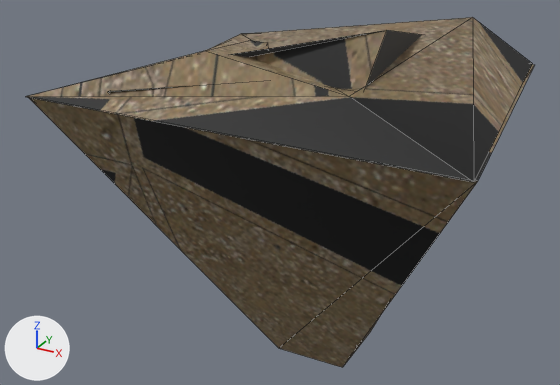
Two versions of the Blender file Assets/BlenderSourceFiles/Cube_d1.blend, one commit apart.
One viewpoint serves both versions: a 50 mm lens placed at (8.07, -16.8, 6.24), pointed at (-1.01, -0.29, -2.02). Arrows for +X, +Y and +Z are at lower left; the lights stay in place. Mesh edges are drawn as thin lines.

Script lines for the objects in view, before the commit:
```python
mat_sand_texture = bpy.data.materials.new('sand_texture')
mat_sand_texture.use_nodes = True; mat_sand_texture.node_tree.nodes.clear()
_N = mat_sand_texture.node_tree.nodes; _L = mat_sand_texture.node_tree.links
n0 = _N.new('ShaderNodeBsdfPrincipled'); n0.name = 'Principled BSDF'
n0.inputs[2].default_value = 0.553  # 'Roughness'
n1 = _N.new('ShaderNodeOutputMaterial'); n1.name = 'Material Output'
n2 = _N.new('ShaderNodeTexImage'); n2.name = 'Image Texture'
n2.image = img_diffusecolor_texture_012
n3 = _N.new('ShaderNodeTexImage'); n3.name = 'Image Texture.001'
n3.image = img_diffusecolor_texture_013
_L.new(n0.outputs[0], n1.inputs[0])  # 'BSDF' to 'Surface'
_L.new(n2.outputs[0], n0.inputs[0])  # 'Color' to 'Base Color'
_L.new(n3.outputs[1], n0.inputs[4])  # 'Alpha' to 'Alpha'
me_scene_004 = bpy.data.meshes.new('Scene.004')
me_scene_004.from_pydata(...)  # 32 vertices, 48 faces; spans x -5.54..5.09, y -4.34..4.65, z -6.74..2.74
me_scene_004.materials.append(mat_sand_texture)
ob_island1 = bpy.data.objects.new('Island1', me_scene_004)
ob_island1.location = (0.0, 0.0, 0.0)
```
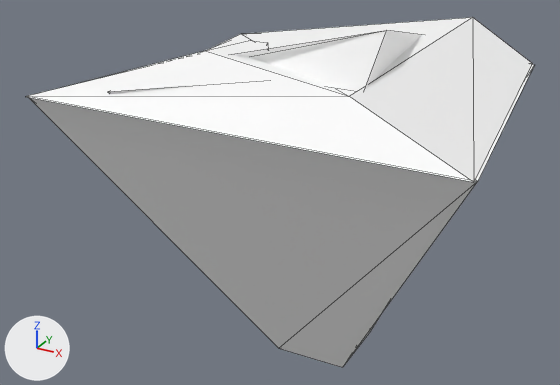
The change, as a list of edits to the scene's bpy script:
```text
Change mat_sand_texture:
    where n0 = _N.new('ShaderNodeBsdfPrincipled'); n0.name = 'Principled BSDF'
    add n0.inputs[0].default_value = (1.0, 1.0, 1.0, 1.0)  # 'Base Color', white #ffffff
    remove n2 = _N.new('ShaderNodeTexImage'); n2.name = 'Image Texture'
    remove n2.image = img_diffusecolor_texture_012
    remove n3 = _N.new('ShaderNodeTexImage'); n3.name = 'Image Texture.001'
    remove n3.image = img_diffusecolor_texture_013
    remove _L.new(n2.outputs[0], n0.inputs[0])  # 'Color' to 'Base Color'
    remove _L.new(n3.outputs[1], n0.inputs[4])  # 'Alpha' to 'Alpha'
```

Where the change shows, as pixel boxes [x1, y1, x2, y2] in the pictures (560 x 385 px):
'Island1', surface changed
    both: [27, 17, 534, 368]
